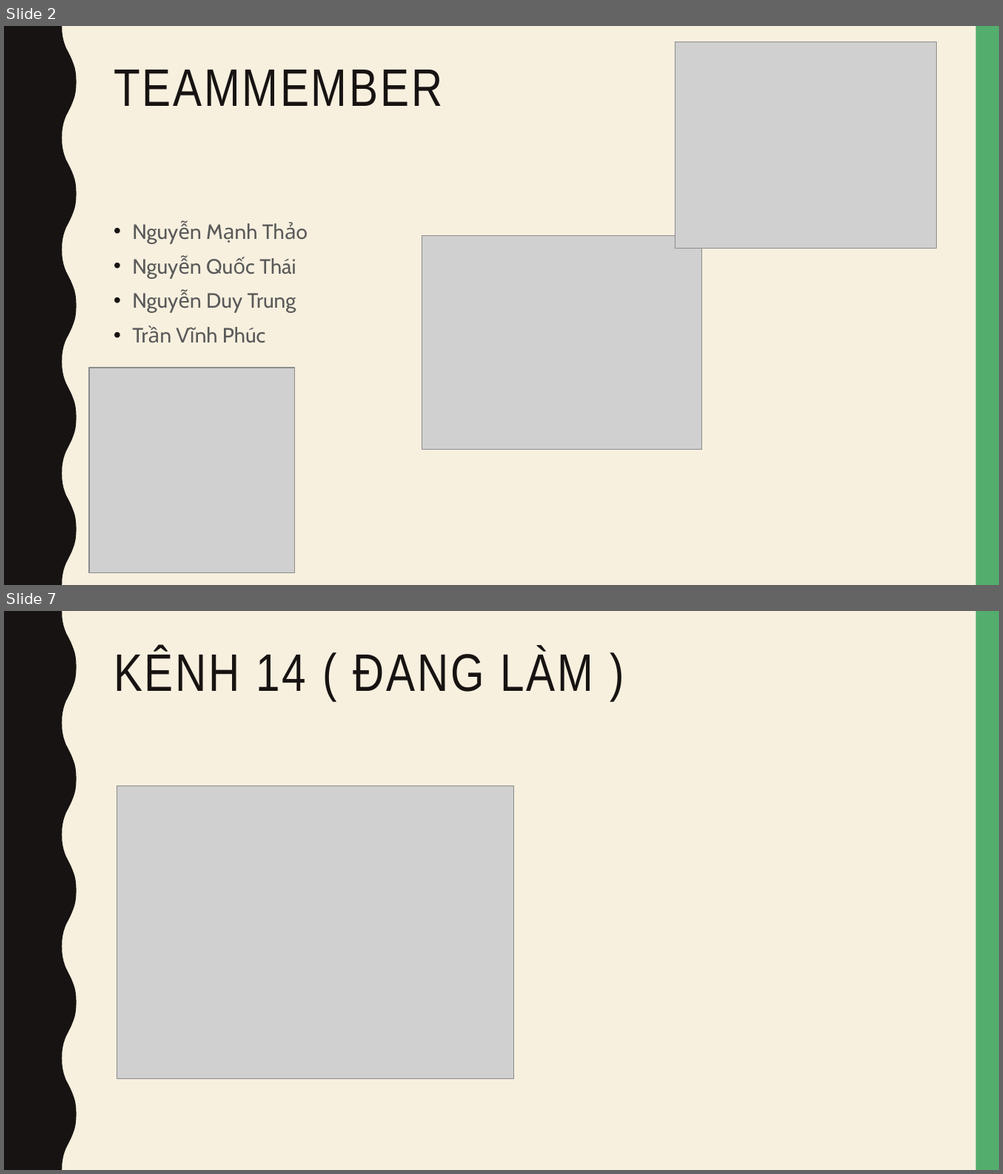
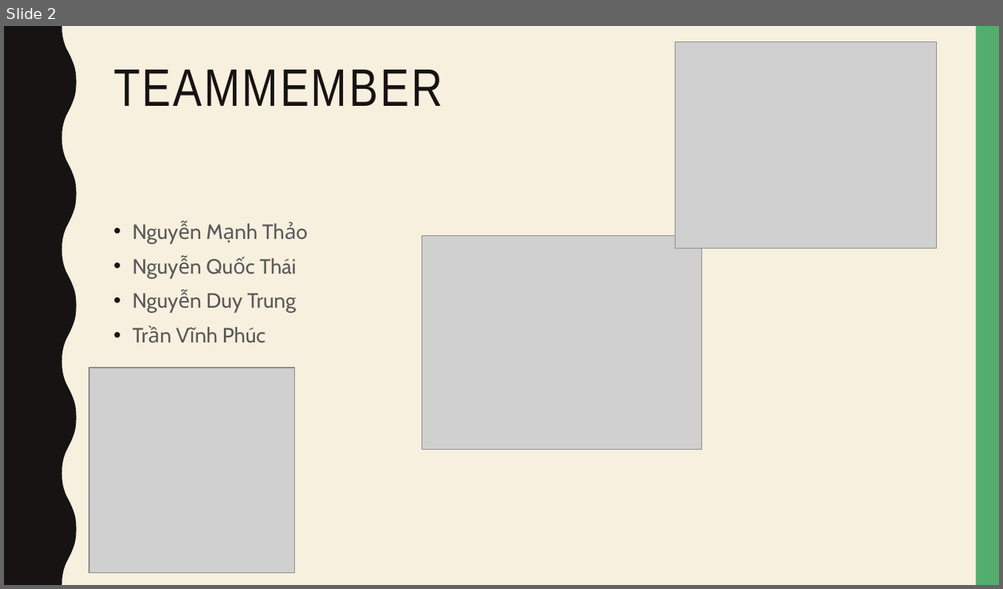
Before and after one commit to sh12345hung/Hercules-s-Son, a slide deck: Slide/BaoCao6.pptx. Shown one above the other, each under a label of ours: slides 2 and 7 before the commit, slide 2 after it; the slides between them are not shown. The pictures are 1003x1174 and 1003x589 pixels, drawn with LibreOffice and Linux fonts; fonts in the diff are those of the drawing; grey boxes stand for pictures. Boxes give left, top, right and bottom in pixels: in the first picture for what was removed or moved away, otherwise in the second. Text is boxed around its words. In the diff, an @@ line names an element or a change of style, - is before the commit and + after.

```diff
--- a/Slide/BaoCao6.pptx
+++ b/Slide/BaoCao6.pptx
@@ slide 7 removed at [4,611,999,1170], background #F7F0DF; not listed: 2 template elements that a slide beside it also shows @@
@@ title removed at [114,649,594,692] @@
-KÊNH 14 ( ĐANG LÀM )
@@ picture removed at [116,786,514,1079] @@
```
Also in this commit, not shown: 1 slide changed, 2 slides added, 4 other slides removed.
